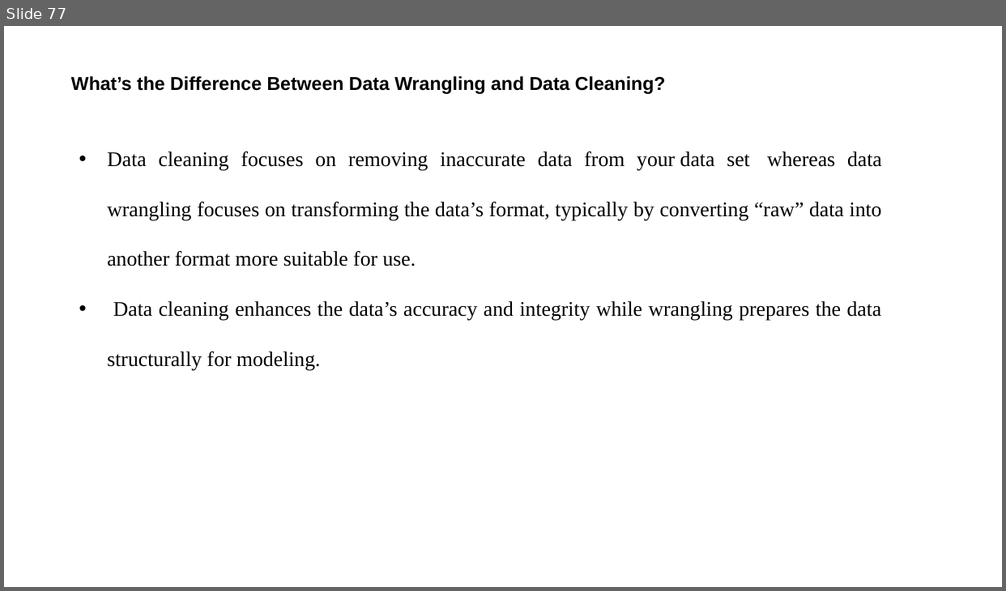
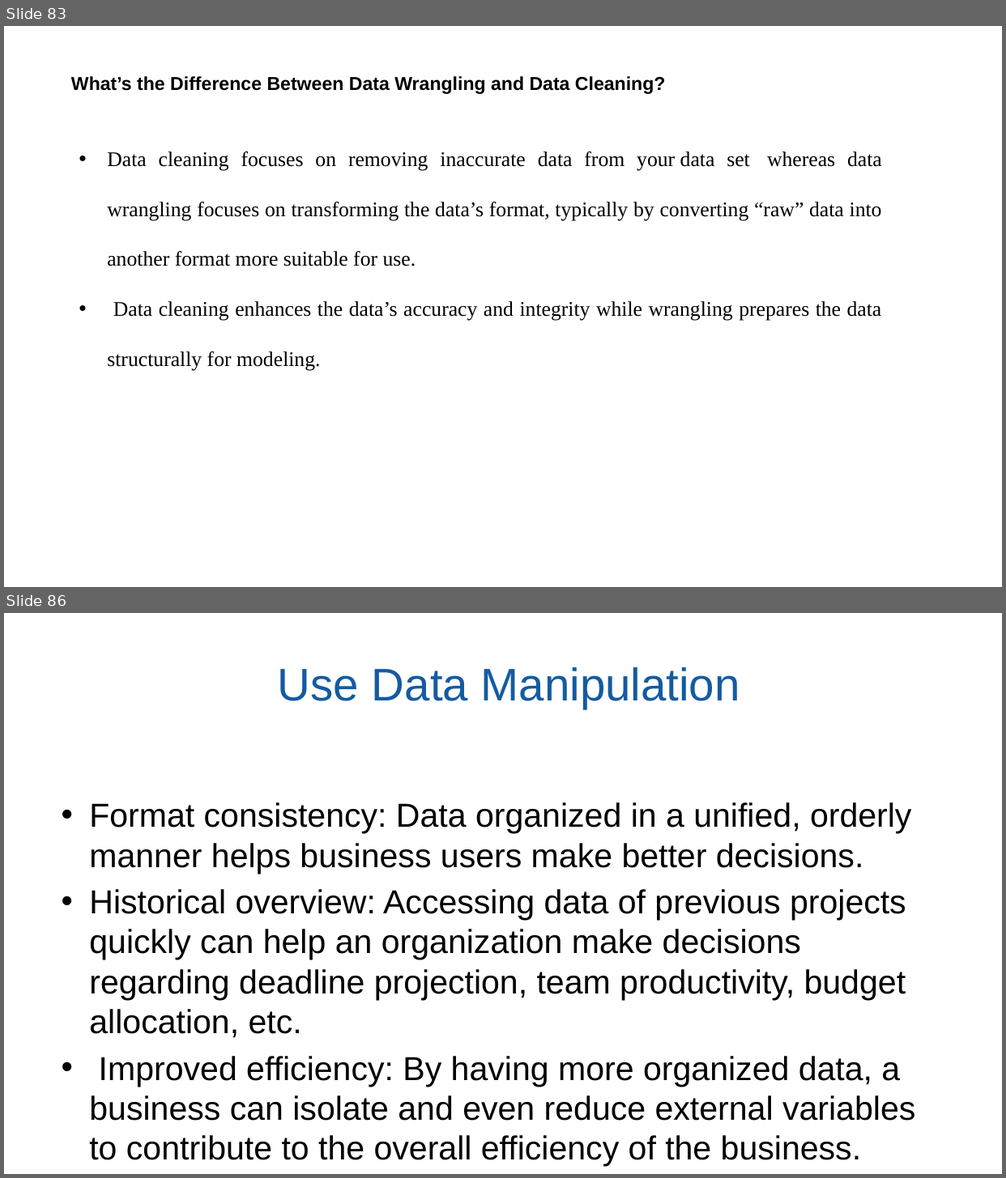
Before and after one commit to S-AMK/S-AMK, a slide deck: UNIT-4.pptx. Shown one above the other, each under a label of ours: slide 77 before the commit, slides 83 and 86 after it; the slides between them are not shown. The pictures are 1006x591 and 1006x1178 pixels, drawn with LibreOffice and Linux fonts; fonts in the diff are those of the drawing. Boxes give left, top, right and bottom in pixels: in the first picture for what was removed or moved away, otherwise in the second. Text is boxed around its words. In the diff, an @@ line names an element or a change of style, - is before the commit and + after.

```diff
--- a/UNIT-4.pptx
+++ b/UNIT-4.pptx
@@ slide 86 added at bbox=[4, 613, 1002, 1174], background #FFFFFF @@
@@ title added at bbox=[278, 667, 740, 709], 44 pt, text #145BA2 @@
+Use Data Manipulation
@@ text added at bbox=[89, 803, 915, 1166], 32 pt, text #000000 @@
+• Format consistency: Data organized in a unified, orderly manner helps business users make better decisions.
+• Historical overview: Accessing data of previous projects quickly can help an organization make decisions regarding deadline projection, team productivity, budget allocation, etc.
+• Improved efficiency: By having more organized data, a business can isolate and even reduce external variables to contribute to the overall efficiency of the business.
@@ what was slide 77 is now slide 83 @@
```
Also in this commit, not shown: 49 slides changed, 37 other slides added, 42 slides removed.
